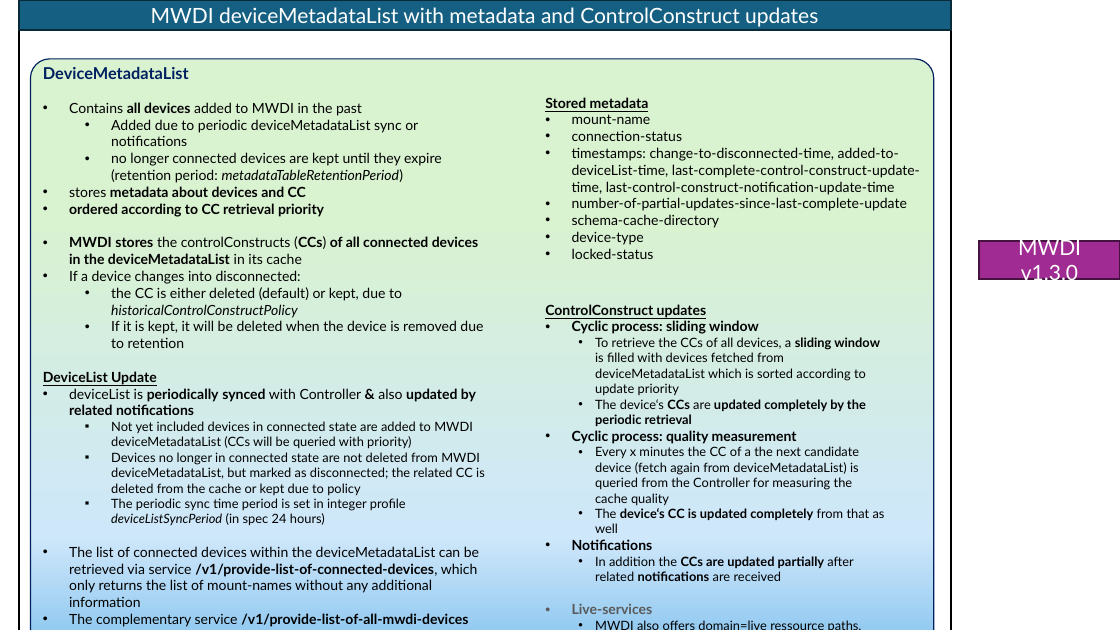
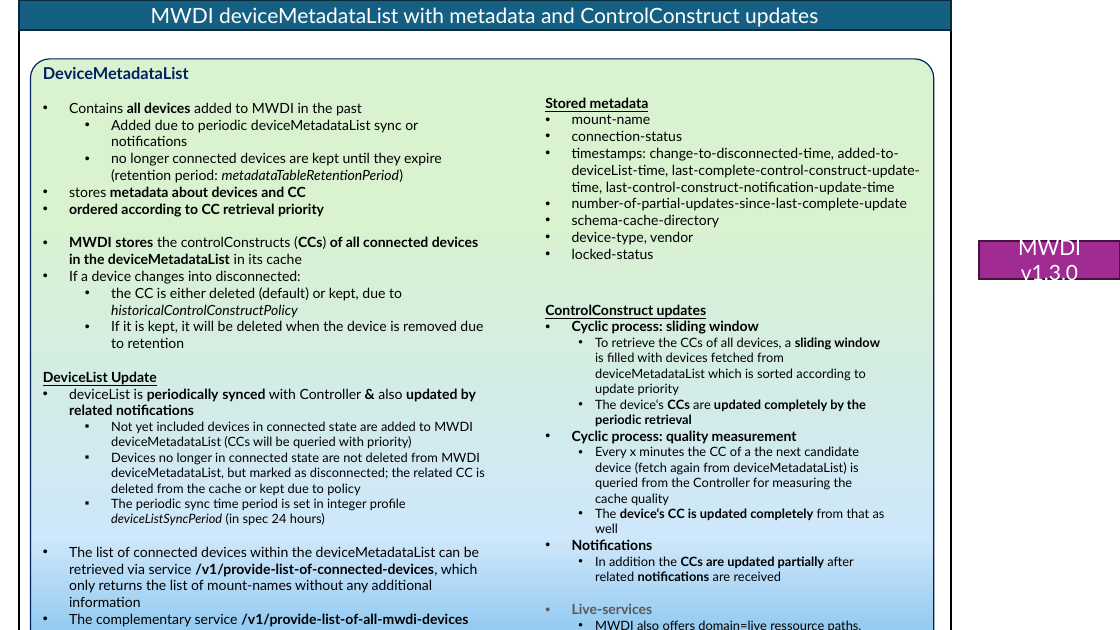
Before and after one commit to openBackhaul/MicroWaveDeviceInventory, a slide deck: slide 1 of spec/additionalDescription/pictures/MetadataPics.pptx. Drawn at 1120x630 pixels with LibreOffice and Linux fonts; fonts in the diff are those of the drawing. Boxes give left, top, right and bottom in pixels: in the first picture for what was removed or moved away, otherwise in the second. Text is boxed around its words. In the diff, an @@ line names an element or a change of style, - is before the commit and + after.

```diff
--- a/spec/additionalDescription/pictures/MetadataPics.pptx
+++ b/spec/additionalDescription/pictures/MetadataPics.pptx
@@ text at [572, 231, 693, 245]: text changed @@
-• device-type
+• device-type, vendor
```
Also in this commit, not shown: 1 other slide changed, 1 other file.
